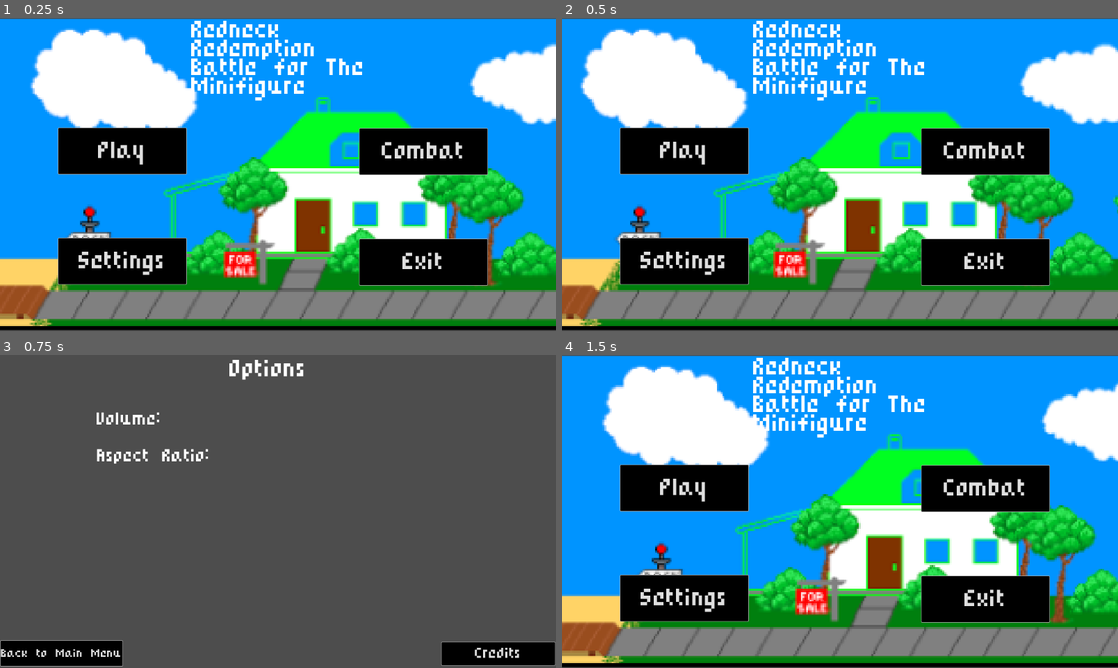
Above: before the commit, frames 1-4 (two rows, left to right).
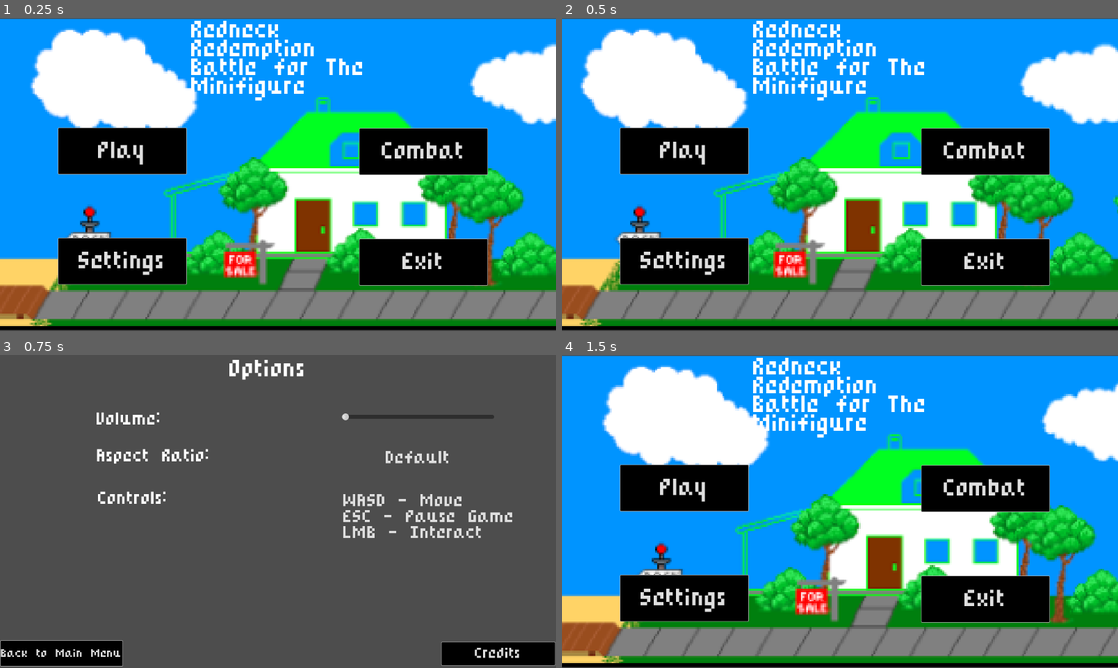
Above: after the commit, the same moments.

Repository: BenMcPherson/CMPT-230-Team-1
Game: Godot game, scene res://Scenes/main_menu.tscn
Same seed, same stepped clock (60 frames per second), same inputs: the game is played once before the commit and once after it.
Inputs:
- Up to frame 1 (0.25 s): no input
- Up to frame 2 (0.5 s): no input
- Up to frame 3 (0.75 s): click "Settings" at 0.5 s
- Up to frame 4 (1.5 s): click "Back to Main Menu" at 1.25 s

Frames 1-2 are identical in both runs. In frame 3, 1.8% of the frame differs, in the area x 17-93%, y 18-59%; in frame 4, nothing differs.

Commit message:
Minor Credits and Options Adjustments
- The Options Scene has added a Controls description, detailing the main controls used in the game: WASD to move, LMB to Interact with anything in the game, and ESC to open up what is supposed to be a Pause Menu
- The Credits Scene has been updated to give roles to each of the group members names, as well as a special thank you

Diff:
--- a/Scenes/credits.tscn
+++ b/Scenes/credits.tscn
@@ -23,49 +23,12 @@
 
 [node name="Team1" type="Label" parent="CreditsUI"]
 layout_mode = 0
-offset_left = 501.0
+offset_left = 412.0
 offset_top = 117.0
-offset_right = 615.0
+offset_right = 758.0
 offset_bottom = 157.0
 theme_override_font_sizes/font_size = 25
-text = "Team 1"
-
-[node name="Benjamin" type="Label" parent="CreditsUI"]
-layout_mode = 0
-offset_left = 414.0
-offset_top = 170.0
-offset_right = 718.0
-offset_bottom = 210.0
-theme_override_font_sizes/font_size = 25
-text = "Benjamin McPherson"
-
-[node name="Kelsey" type="Label" parent="CreditsUI"]
-layout_mode = 0
-offset_left = 454.0
-offset_top = 207.0
-offset_right = 682.0
-offset_bottom = 247.0
-theme_override_font_sizes/font_size = 25
-text = "Kelsey Pascual"
-
-[node name="Michael" type="Label" parent="CreditsUI"]
-layout_mode = 0
-offset_left = 431.0
-offset_top = 246.0
-offset_right = 693.0
-offset_bottom = 286.0
-theme_override_font_sizes/font_size = 25
-text = "Michael Shkrobot"
-
-[node name="Ryan" type="Label" parent="CreditsUI"]
-layout_mode = 0
-offset_left = 475.0
-offset_top = 284.0
-offset_right = 661.0
-offset_bottom = 324.0
-theme_override_font_sizes/font_size = 25
-text = "Ryan Bernal
-"
+text = "Team 1: The Only One"
 
 [node name="BackButton" type="Button" parent="CreditsUI"]
 layout_mode = 0
@@ -75,6 +38,125 @@
 theme_override_font_sizes/font_size = 20
 text = "Back to Options"
 
+[node name="Names" type="Control" parent="CreditsUI"]
+anchors_preset = 0
+offset_left = 178.0
+offset_top = 175.0
+offset_right = 501.0
+offset_bottom = 560.0
+
+[node name="Benjamin" type="Label" parent="CreditsUI/Names"]
+layout_mode = 0
+offset_left = 9.0
+offset_top = 25.0
+offset_right = 313.0
+offset_bottom = 65.0
+theme_override_font_sizes/font_size = 25
+text = "Benjamin McPherson"
+
+[node name="Kelsey" type="Label" parent="CreditsUI/Names"]
+layout_mode = 0
+offset_left = 49.0
+offset_top = 94.0
+offset_right = 277.0
+offset_bottom = 134.0
+theme_override_font_sizes/font_size = 25
+text = "Kelsey Pascual"
+
+[node name="Michael" type="Label" parent="CreditsUI/Names"]
+layout_mode = 0
+offset_left = 25.0
+offset_top = 168.0
+offset_right = 287.0
+offset_bottom = 208.0
+theme_override_font_sizes/font_size = 25
+text = "Michael Shkrobot"
+
+[node name="Ryan" type="Label" parent="CreditsUI/Names"]
+layout_mode = 0
+offset_left = 66.0
+offset_top = 237.0
+offset_right = 252.0
+offset_bottom = 277.0
+theme_override_font_sizes/font_size = 25
+text = "Ryan Bernal
+"
+
+[node name="Special Thanks" type="Label" parent="CreditsUI/Names"]
+layout_mode = 0
+offset_left = 19.0
+offset_top = 324.0
+offset_right = 358.0
+offset_bottom = 348.0
+theme_override_font_sizes/font_size = 25
+text = "Special Thanks To:"
+
+[node name="Roles" type="Control" parent="CreditsUI"]
+anchors_preset = 0
+offset_left = 565.0
+offset_top = 179.0
+offset_right = 1123.0
+offset_bottom = 562.0
+
+[node name="Benjamin_Roles" type="Label" parent="CreditsUI/Roles"]
+layout_mode = 0
+offset_left = 39.0
+offset_top = 19.0
+offset_right = 365.0
+offset_bottom = 70.0
+theme_override_font_sizes/font_size = 25
+text = "Combat Programmer
+Combat/UI Designer"
+
+[node name="Kelsey_Roles" type="Label" parent="CreditsUI/Roles"]
+layout_mode = 0
+offset_left = 39.0
+offset_top = 91.0
+offset_right = 497.0
+offset_bottom = 142.0
+theme_override_font_sizes/font_size = 25
+text = "Project Manager/Story Writer
+Environment Programmer"
+
+[node name="Michael_Roles" type="Label" parent="CreditsUI/Roles"]
+layout_mode = 0
+offset_left = 39.0
+offset_top = 165.0
+offset_right = 422.0
+offset_bottom = 205.0
+theme_override_font_sizes/font_size = 25
+text = "Character/Level Designer
+Story Writer"
+
+[node name="Ryan_Roles" type="Label" parent="CreditsUI/Roles"]
+layout_mode = 0
+offset_left = 39.0
+offset_top = 231.0
+offset_right = 453.0
+offset_bottom = 282.0
+theme_override_font_sizes/font_size = 25
+text = "Music/SFX Designer
+UI Programmer"
+
+[node name="Dr and Class" type="Label" parent="CreditsUI/Roles"]
+layout_mode = 0
+offset_left = 40.0
+offset_top = 320.0
+offset_right = 545.0
+offset_bottom = 380.0
+theme_override_font_sizes/font_size = 25
+text = "Dr. Sam Qorbani
+The CMPT 230 Fall 2024 Class"
+
+[node name="Copyright" type="Label" parent="CreditsUI"]
+layout_mode = 0
+offset_left = 804.0
+offset_top = 622.0
+offset_right = 1152.0
+offset_bottom = 647.0
+theme_override_font_sizes/font_size = 25
+text = "CMPT 230: Fall 2024"
+
 [node name="CreditsSFX" type="Node2D" parent="."]
 
 [node name="ClickSFX" type="AudioStreamPlayer2D" parent="CreditsSFX"]
--- a/Scenes/options.tscn
+++ b/Scenes/options.tscn
@@ -11,16 +11,6 @@
 anchors_preset = 0
 offset_right = 1161.0
 offset_bottom = 651.0
-
-[node name="Volume" type="Label" parent="OptionsUI"]
-layout_mode = 0
-offset_left = 200.0
-offset_top = 119.0
-offset_right = 402.0
-offset_bottom = 163.0
-theme_override_font_sizes/font_size = 30
-text = "Volume:
-"
 
 [node name="OptionsTitle" type="Label" parent="OptionsUI"]
 layout_mode = 0
@@ -39,16 +29,6 @@
 theme_override_font_sizes/font_size = 20
 text = "Back to Main Menu"
 
-[node name="Aspect Ratio" type="Label" parent="OptionsUI"]
-layout_mode = 0
-offset_left = 201.0
-offset_top = 195.0
-offset_right = 436.0
-offset_bottom = 235.0
-theme_override_font_sizes/font_size = 30
-text = "Aspect Ratio:
-"
-
 [node name="CreditsButton" type="Button" parent="OptionsUI"]
 layout_mode = 0
 offset_left = 914.0
@@ -58,6 +38,78 @@
 theme_override_font_sizes/font_size = 25
 text = "Credits"
 
+[node name="OptionDescriptions" type="Control" parent="OptionsUI"]
+anchors_preset = 0
+offset_left = 172.0
+offset_top = 102.0
+offset_right = 461.0
+offset_bottom = 520.0
+
+[node name="Volume" type="Label" parent="OptionsUI/OptionDescriptions"]
+layout_mode = 0
+offset_left = 28.0
+offset_top = 17.0
+offset_right = 230.0
+offset_bottom = 61.0
+theme_override_font_sizes/font_size = 30
+text = "Volume:
+"
+
+[node name="Aspect Ratio" type="Label" parent="OptionsUI/OptionDescriptions"]
+layout_mode = 0
+offset_left = 29.0
+offset_top = 93.0
+offset_right = 264.0
+offset_bottom = 133.0
+theme_override_font_sizes/font_size = 30
+text = "Aspect Ratio:
+"
+
+[node name="Controls" type="Label" parent="OptionsUI/OptionDescriptions"]
+layout_mode = 0
+offset_left = 31.0
+offset_top = 181.0
+offset_right = 265.0
+offset_bottom = 221.0
+theme_override_font_sizes/font_size = 30
+text = "Controls:"
+
+[node name="OptionsControlPanel" type="Control" parent="OptionsUI"]
+anchors_preset = 0
+offset_left = 705.0
+offset_top = 86.0
+offset_right = 1138.0
+offset_bottom = 558.0
+
+[node name="ControlsList" type="TextEdit" parent="OptionsUI/OptionsControlPanel"]
+layout_mode = 0
+offset_left = 4.0
+offset_top = 197.0
+offset_right = 394.0
+offset_bottom = 484.0
+theme_override_colors/background_color = Color(0.301961, 0.301961, 0.301961, 1)
+theme_override_font_sizes/font_size = 30
+text = "WASD - Move
+ESC - Pause Game
+LMB - Interact
+"
+
+[node name="HSlider" type="HSlider" parent="OptionsUI/OptionsControlPanel"]
+layout_mode = 0
+offset_left = 3.0
+offset_top = 13.0
+offset_right = 319.0
+offset_bottom = 72.0
+
+[node name="MenuButton" type="MenuButton" parent="OptionsUI/OptionsControlPanel"]
+layout_mode = 0
+offset_left = 46.0
+offset_top = 105.0
+offset_right = 277.0
+offset_bottom = 150.0
+theme_override_font_sizes/font_size = 30
+text = "Default"
+
 [node name="OptionsSFX" type="Node2D" parent="."]
 
 [node name="ClickSFX" type="AudioStreamPlayer2D" parent="OptionsSFX"]
